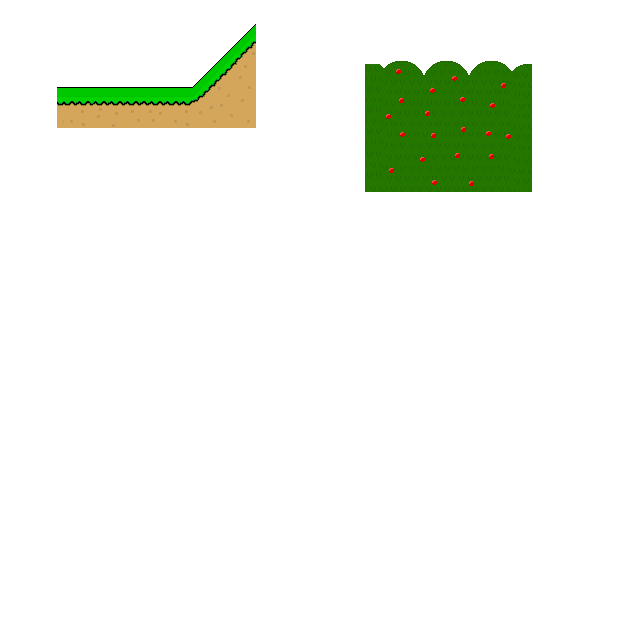
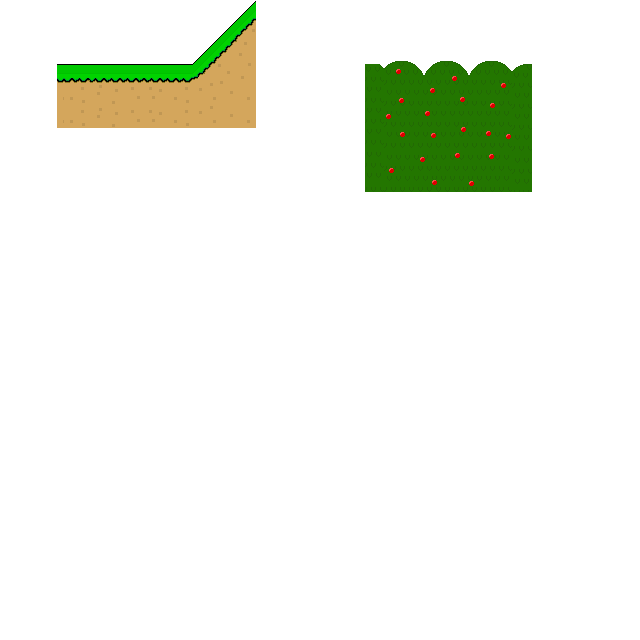
The second 640x640 image is a revision of the first. Changes to its layers:
painted on "Tiles" over [57, 1, 256, 107]
hid "Background" over [57, 1, 256, 107]
